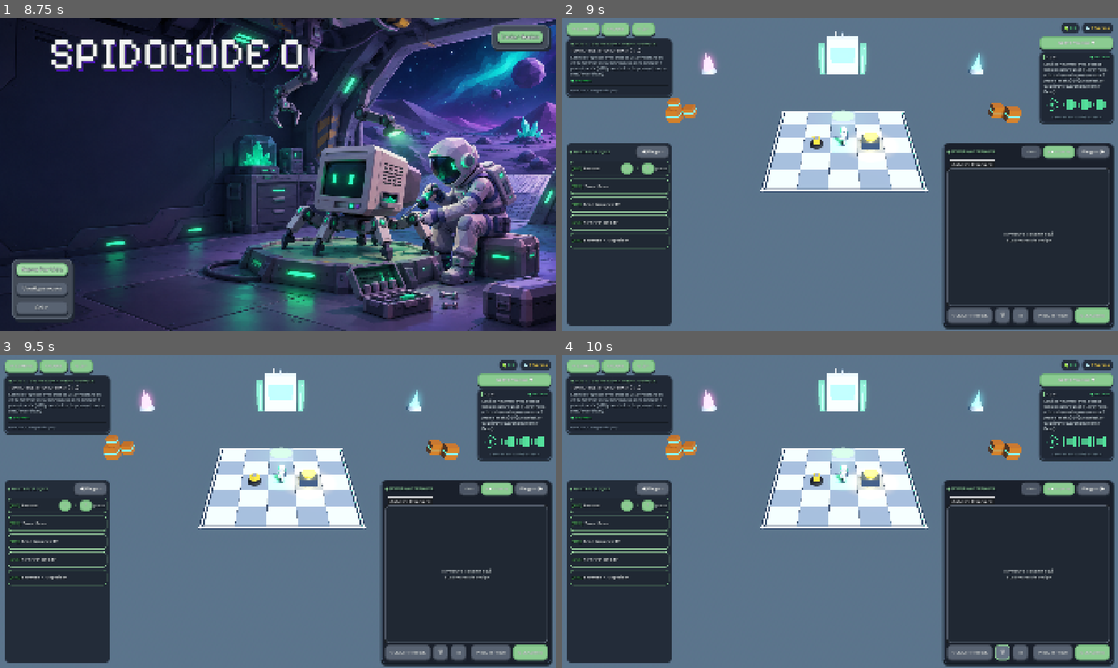
Above: before the commit, frames 1-4 (two rows, left to right).
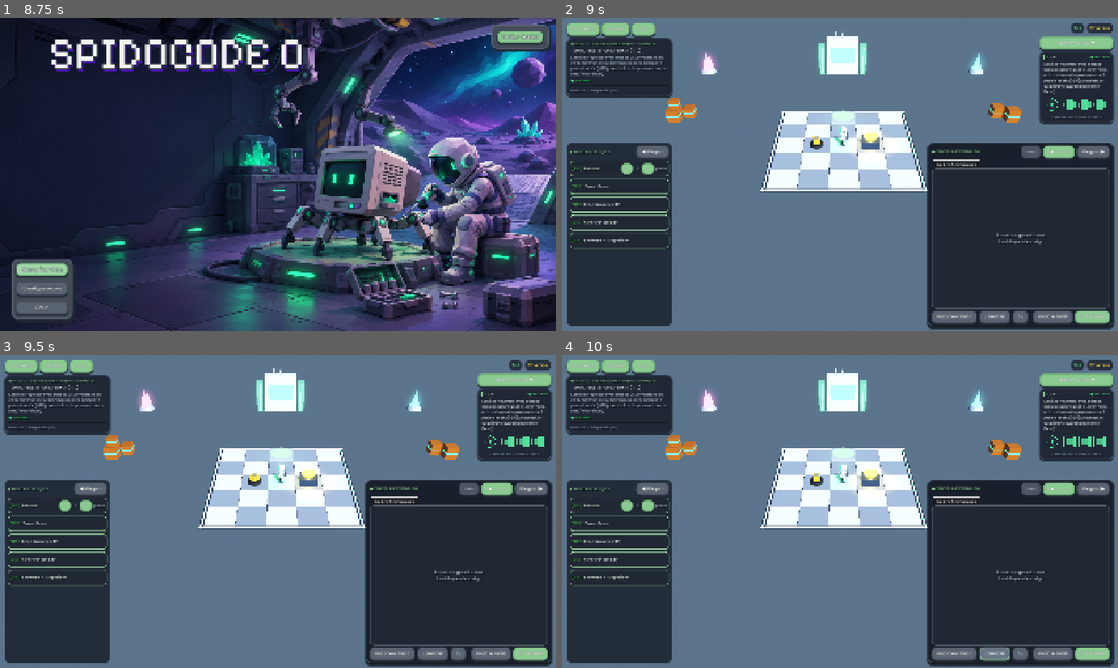
Above: after the commit, the same moments.

Repository: LeaGaj04/spido-code-0
Game: Godot game, scene res://escenas/menu_inicio.tscn
Same seed, same stepped clock (60 frames per second), same inputs: the game is played once before the commit and once after it.
Inputs (mouse positions are in pixels of both pictures, inside the frame that each line leads up to):
- Up to frame 1 (8.75 s): click "Iniciar Sesión" at 0.5 s; click (278, 165) at 1.27 s; type "12" at 1.35 s; click (278, 177) at 1.5 s; type "12" at 1.58 s; click "Iniciar sesión" at 2 s; click "Iniciar sesión" at 2.75 s; click "¿Olvidaste tu contraseña?" at 3.5 s; click "Registrarse" at 4.25 s; click "Volver" at 5 s; click "Iniciar Sesión" at 5.75 s; click "¿Olvidaste tu contraseña?" at 6.5 s; click "Registrarse" at 7.25 s; click "Volver" at 8 s
- Up to frame 2 (9 s): click "Nueva Partida" at 8.75 s
- Up to frame 3 (9.5 s): no input
- Up to frame 4 (10 s): click "🗑" (after the commit: "LIMPIAR") at 9.5 s

Frame 1 is identical in both runs. In frame 2, 3.0% of the frame differs, in the area x 65-99%, y 1-100%; in frame 3, 3.0%; in frame 4, 3.1%.
Error in both runs: Invalid call. Nonexistent function 'limpiar' in base 'PanelContainer (LienzoCodigo)'. (res://scripts/controlador_principal.gd:783)

Commit message:
fix(ui): eliminar emojis y caracteres especiales en UI, notificaciones y codigo

Diff:
--- a/escenas/principal.tscn
+++ b/escenas/principal.tscn
@@ -289,7 +289,7 @@
 layout_mode = 2
 theme_override_colors/font_color = Color(0.4, 0.95, 0.6, 1)
 theme_override_font_sizes/font_size = 14
-text = "🔋 0/5"
+text = "0/5"
 vertical_alignment = 1
 
 [node name="BadgeTuercas" type="PanelContainer" parent="HUD/TopRightContainer" unique_id=816462134]
@@ -301,7 +301,7 @@
 layout_mode = 2
 theme_override_colors/font_color = Color(1, 0.85, 0.3, 1)
 theme_override_font_sizes/font_size = 14
-text = "🔩 0 Tuercas"
+text = "0 Tuercas"
 vertical_alignment = 1
 
 [node name="RightSidebarADA" type="VBoxContainer" parent="HUD" unique_id=746682798]
@@ -503,10 +503,10 @@
 
 [node name="BtnLimpiar" type="Button" parent="HUD/ConsolaAstronauta/VBox/HBoxConsolaBottom" unique_id=530467116]
 unique_name_in_owner = true
-custom_minimum_size = Vector2(32, 36)
-layout_mode = 2
-theme_type_variation = &"SecondaryButton"
-text = "🗑"
+custom_minimum_size = Vector2(65, 36)
+layout_mode = 2
+theme_type_variation = &"SecondaryButton"
+text = "LIMPIAR"
 
 [node name="BtnDuplicar" type="Button" parent="HUD/ConsolaAstronauta/VBox/HBoxConsolaBottom" unique_id=242185581]
 unique_name_in_owner = true
@@ -699,7 +699,7 @@
 layout_mode = 2
 theme_override_colors/font_color = Color(1, 0.85, 0.3, 1)
 theme_override_font_sizes/font_size = 14
-text = "🔩 Saldo: 0 Tuercas"
+text = "Saldo: 0 Tuercas"
 
 [node name="HSeparator" type="HSeparator" parent="HUD/ModalTienda/VBox" unique_id=1822589876]
 layout_mode = 2
@@ -804,7 +804,7 @@
 layout_mode = 2
 theme_override_colors/font_color = Color(1, 0.85, 0.2, 1)
 theme_override_font_sizes/font_size = 22
-text = "★★★ HITO SUPERADO ★★★"
+text = "HITO SUPERADO"
 horizontal_alignment = 1
 
 [node name="LabelDetalle" type="Label" parent="HUD/ModalVictoria/VBox" unique_id=758268375]
--- a/scripts/controlador_principal.gd
+++ b/scripts/controlador_principal.gd
@@ -302,7 +302,7 @@
 		label_progreso.text = "FASE %d/%d // Progresión (%d%%)" % [indice_hito_actual, total_hitos, pct]
 	if is_instance_valid(label_estado_fase):
 		var compl = (indice_hito_actual in hitos_completados)
-		label_estado_fase.text = "COMPLETADO ✔" if compl else "EN CURSO"
+		label_estado_fase.text = "COMPLETADO" if compl else "EN CURSO"
 		label_estado_fase.modulate = Color(0.4, 0.95, 0.6) if compl else Color(0.35, 0.95, 0.55)
 
 	if is_instance_valid(btn_nivel_prev):
@@ -473,7 +473,7 @@
 	if mundo_3d:
 		if mundo_3d.has_signal("tuerca_depositada"):
 			mundo_3d.tuerca_depositada.connect(func(_tot):
-				ganar_creditos(10, "🔩 ¡Tuerca depositada en contenedor!")
+				ganar_creditos(10, "¡Tuerca depositada en contenedor!")
 			)
 
 		if mundo_3d.mesa_spid:
@@ -515,7 +515,7 @@
 	var montadas = 0
 	if mundo_3d and mundo_3d.mesa_spid:
 		montadas = mundo_3d.mesa_spid.etapas_completadas.size()
-	label_spido_piezas.text = "🔋 %d/5" % montadas
+	label_spido_piezas.text = "%d/5" % montadas
 
 func _plegar_paleta(plegar: bool) -> void:
 	if is_instance_valid(drawer_paleta):
@@ -852,7 +852,7 @@
 	ganar_creditos(hito.get("recompensa_creditos", 20), "¡Hito superado: %s!" % hito.titulo)
 
 	if is_instance_valid(label_estado_fase):
-		label_estado_fase.text = "COMPLETADO ✔"
+		label_estado_fase.text = "COMPLETADO"
 		label_estado_fase.modulate = Color(0.4, 0.95, 0.6)
 
 	if is_instance_valid(label_victoria_detalle):
@@ -864,7 +864,7 @@
 	if indice_hito_actual < hitos.size() - 1:
 		cambiar_hito(indice_hito_actual + 1)
 	else:
-		_actualizar_estado("🎉 ¡Todas las fases del hangar completadas! Spido está ensamblado y calibrado.")
+		_actualizar_estado("¡Todas las fases del hangar completadas! Spido está ensamblado y calibrado.")
 
 func _on_modal_reintentar_pressed() -> void:
 	panel_victoria.visible = false
@@ -899,9 +899,9 @@
 
 func actualizar_creditos_ui() -> void:
 	if is_instance_valid(label_creditos):
-		label_creditos.text = "🔩 %d Tuercas" % creditos
+		label_creditos.text = "%d Tuercas" % creditos
 	if is_instance_valid(label_saldo_tienda):
-		label_saldo_tienda.text = "🔩 Saldo: %d Tuercas" % creditos
+		label_saldo_tienda.text = "Saldo: %d Tuercas" % creditos
 
 func _abrir_tienda(abrir: bool) -> void:
 	if is_instance_valid(modal_tienda):
@@ -945,16 +945,16 @@
 		match item.cat:
 			"bloque":
 				color_cat = Color(0.95, 0.75, 0.20)
-				texto_cat = "⚡ BLOQUE DE CÓDIGO"
+				texto_cat = "BLOQUE DE CÓDIGO"
 			"espacio":
 				color_cat = Color(0.25, 0.85, 0.95)
-				texto_cat = "📐 TERRENO MODULAR"
+				texto_cat = "TERRENO MODULAR"
 			"estacion":
 				color_cat = Color(0.95, 0.55, 0.20)
-				texto_cat = "🛠️ ESTACIÓN DE MONTAJE"
+				texto_cat = "ESTACIÓN DE MONTAJE"
 			"astronauta":
 				color_cat = Color(0.35, 0.95, 0.65)
-				texto_cat = "👨‍🚀 ASTRONAUTA CONCURRENTE"
+				texto_cat = "ASTRONAUTA CONCURRENTE"
 
 		if ya_desbloqueado:
 			st.border_color = Color(0.35, 0.85, 0.55, 0.9)
@@ -994,11 +994,11 @@
 		btn_accion.theme_type_variation = &"SecondaryButton" if not ya_desbloqueado else &""
 
 		if ya_desbloqueado:
-			btn_accion.text = "DESBLOQUEADO ✔"
+			btn_accion.text = "DESBLOQUEADO"
 			btn_accion.disabled = true
 			btn_accion.modulate = Color(0.5, 0.85, 0.5)
 		elif creditos >= item.costo:
-			btn_accion.text = "ADQUIRIR (🔩 %d Tuercas)" % item.costo
+			btn_accion.text = "ADQUIRIR (%d Tuercas)" % item.costo
 			btn_accion.modulate = color_cat
 			btn_accion.pressed.connect(func(): _comprar_mejora_arbol(item))
 		else:
@@ -1021,12 +1021,12 @@
 			if not cmd.is_empty() and not bloques_adquiridos.has(cmd):
 				bloques_adquiridos.append(cmd)
 			_actualizar_paleta(_obtener_bloques_disponibles_actuales())
-			_actualizar_estado("⭐ ¡Bloque '%s' adquirido! Ya está disponible en tu paleta." % item.fase)
+			_actualizar_estado("¡Bloque '%s' adquirido! Ya está disponible en tu paleta." % item.fase)
 		"espacio":
 			var nuevo_tam = item.get("tamano", 5)
 			if mundo_3d:
 				mundo_3d.actualizar_sector(nuevo_tam)
-			_actualizar_estado("🚀 ¡Terreno expandido a %dx%d casillas!" % [nuevo_tam, nuevo_tam])
+			_actualizar_estado("¡Terreno expandido a %dx%d casillas!" % [nuevo_tam, nuevo_tam])
 		"estacion":
 			if not item.id in estaciones_desbloqueadas:
 				estaciones_desbloqueadas.append(item.id)
@@ -1034,15 +1034,15 @@
 				"MESA_SPIDO":
 					if mundo_3d and mundo_3d.mesa_spid:
 						mundo_3d.mesa_spid.visible = true
-					_actualizar_estado("🛠️ ¡Mesa Central de Spido instalada en el hangar (0, -2)!")
+					_actualizar_estado("¡Mesa Central de Spido instalada en el hangar (0, -2)!")
 				"MESON_PATAS":
 					if mundo_3d and mundo_3d.meson_patas:
 						mundo_3d.meson_patas.visible = true
-					_actualizar_estado("🛠️ ¡Mesón de Patas & Tracción instalado en (-2, 0)!")
+					_actualizar_estado("¡Mesón de Patas & Tracción instalado en (-2, 0)!")
 				"MESON_SENSORES":
 					if mundo_3d and mundo_3d.meson_sensores:
 						mundo_3d.meson_sensores.visible = true
-					_actualizar_estado("🛠️ ¡Mesón de Sensores Ópticos instalado en (2, 0)!")
+					_actualizar_estado("¡Mesón de Sensores Ópticos instalado en (2, 0)!")
 		"astronauta":
 			var a_id = item.get("astro_id", 2)
 			if a_id == 4:
@@ -1057,7 +1057,7 @@
 					if mundo_3d.astronauta_5:
 						mundo_3d.astronauta_5.visible = true
 						mundo_3d.astronauta_5.configurar_inicio(Vector2i(-2, 0), 0)
-				_actualizar_estado("👨‍🚀 ¡Astros 4 y 5 activados para automatización a escala total!")
+				_actualizar_estado("¡Astros 4 y 5 activados para automatización a escala total!")
 			else:
 				if not astronautas_desbloqueados.has(a_id):
 					astronautas_desbloqueados.append(a_id)
@@ -1068,7 +1068,7 @@
 						a_node.visible = true
 						var pos_i = Vector2i(1, 0) if a_id == 2 else Vector2i(-1, 0)
 						a_node.configurar_inicio(pos_i, 0)
-				_actualizar_estado("👨‍🚀 ¡Astro %d activado y listo para programar!" % a_id)
+				_actualizar_estado("¡Astro %d activado y listo para programar!" % a_id)
 
 	_verificar_hitos_sandbox()
 	_renderizar_centro_mejoras()
